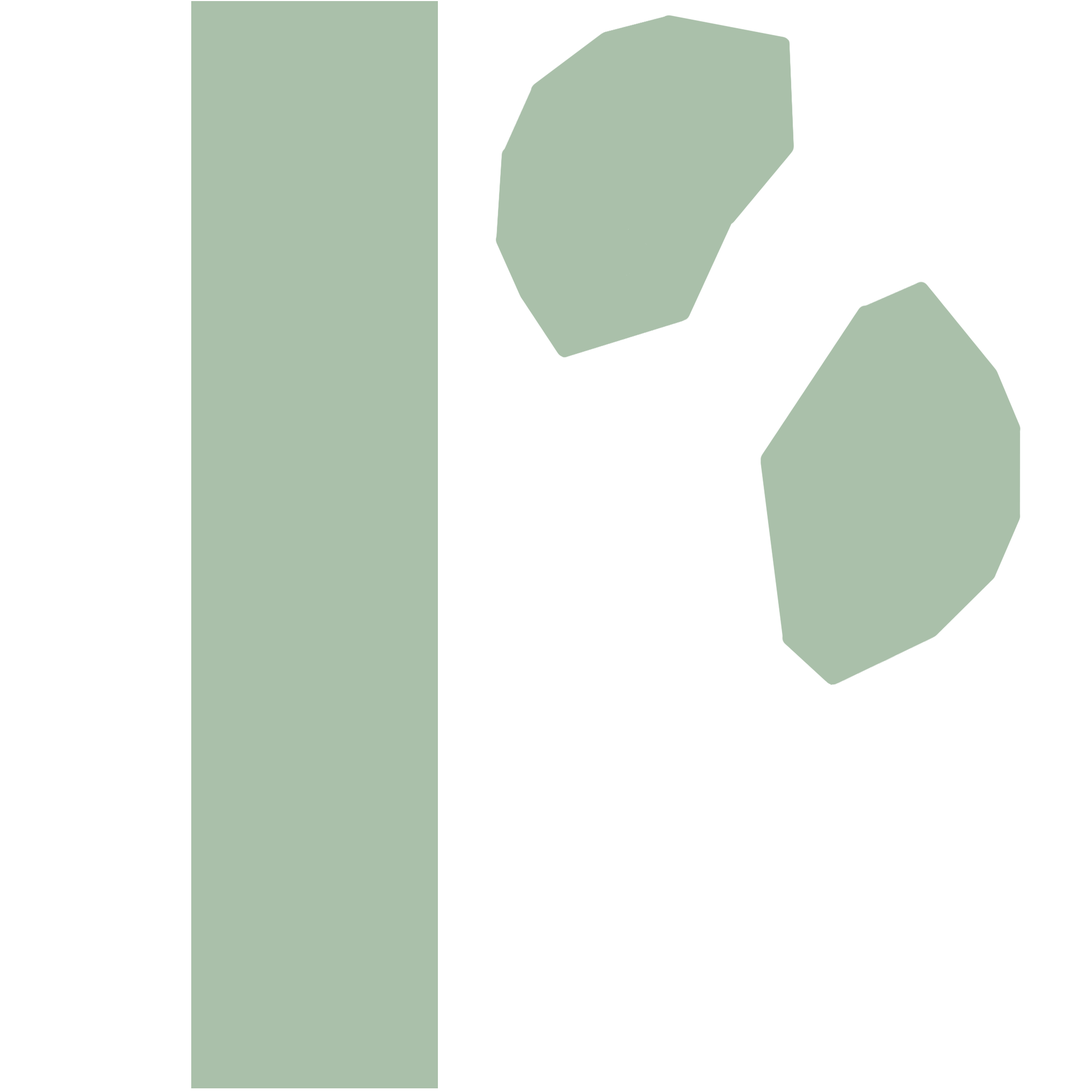
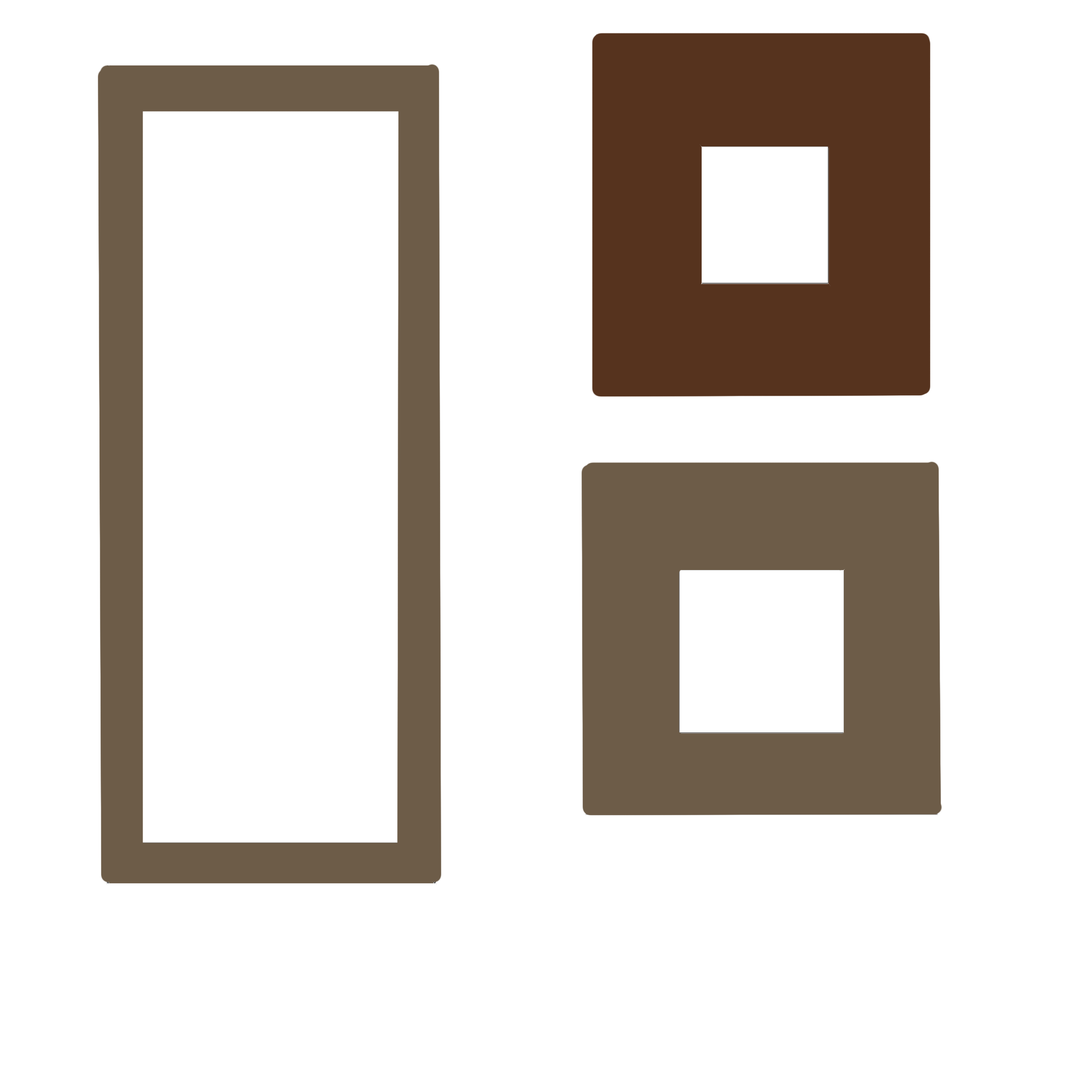
Layered file, before and after one edit (1091px x 1091px). Changes by layer:
removed layer "Rectangle 1" over [191, 1, 439, 1089]
removed layer "Layer 3" over [97, 1, 1022, 1089]
added layer "DoorFrameSnapshot" above "Layer 2" over [97, 1, 1022, 1089]
added layer "Layer 2" over [97, 1, 1022, 1089]
